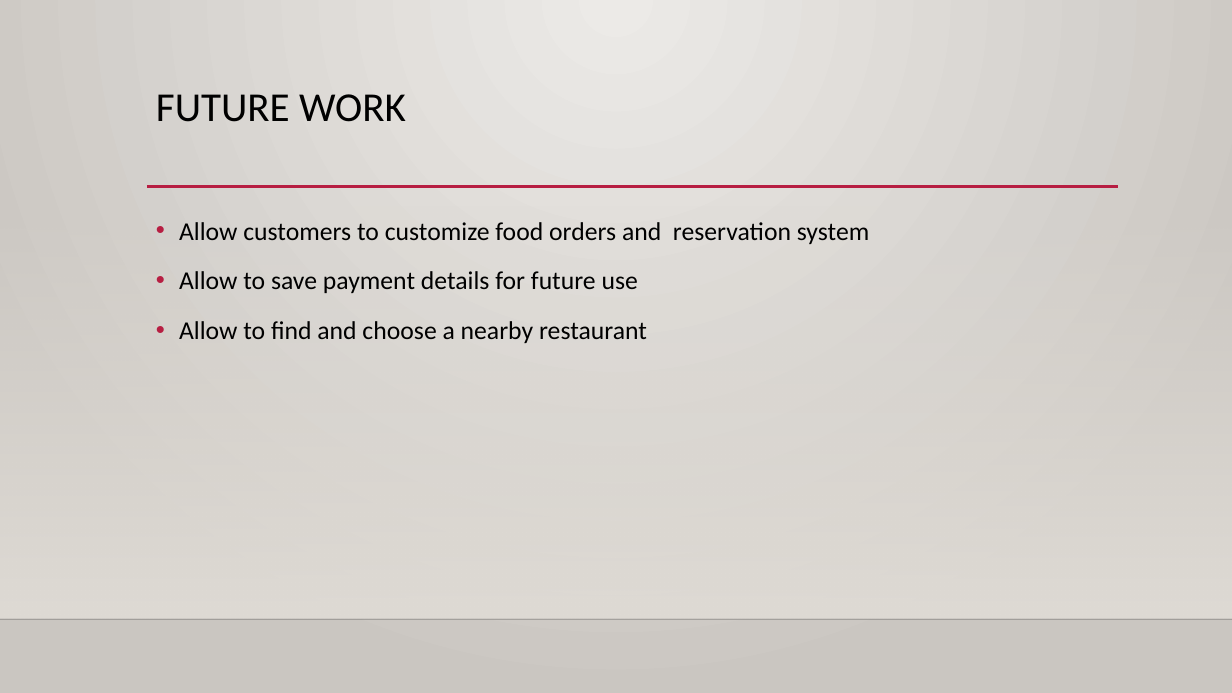
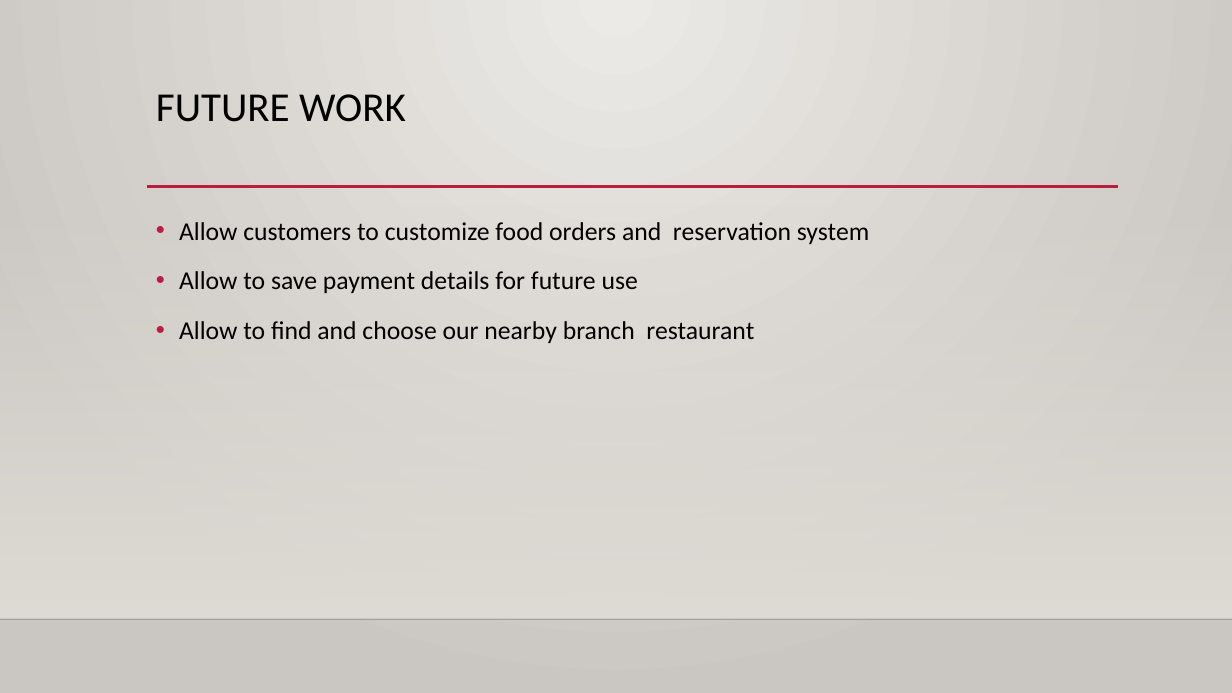
Before and after one commit to iamxettry/RMSproposal, a slide deck: slide 11 of RMS presentation.pptx (slide 14 before the commit). Drawn at 1232x693 pixels with LibreOffice and Linux fonts; fonts in the diff are those of the drawing; background and template pictures are left out. Boxes give left, top, right and bottom in pixels: in the first picture for what was removed or moved away, otherwise in the second. Text is boxed around its words. In the diff, an @@ line names an element or a change of style, - is before the commit and + after.

```diff
--- a/RMS presentation.pptx
+++ b/RMS presentation.pptx
@@ text at (179,321,754,343): text changed @@
-• Allow to find and choose a nearby restaurant
+• Allow to find and choose our nearby branch restaurant
```
Also in this commit, not shown: 3 slides removed, 4 other files.
